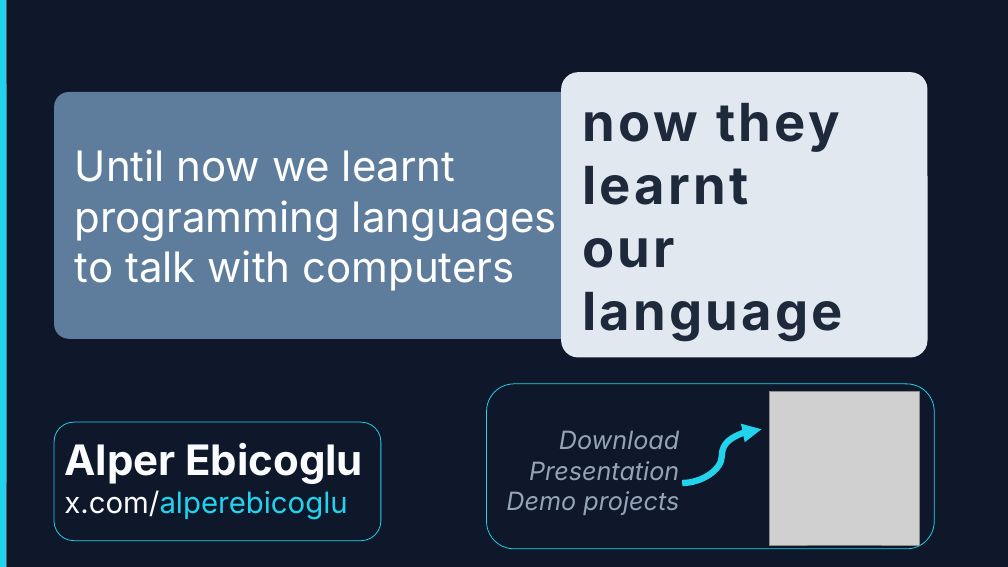
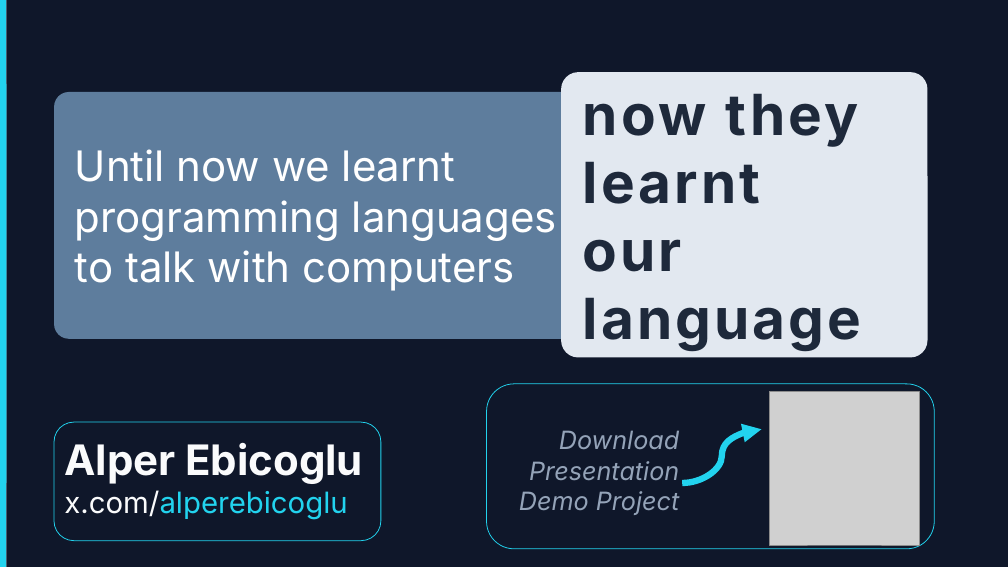
Before and after one commit to ebicoglu/chat-with-your-data-conference, a slide deck: slide 23 of Presentation.pptx. Drawn at 1008x567 pixels with LibreOffice and Linux fonts; fonts in the diff are those of the drawing; grey boxes stand for pictures; background and template pictures are left out. Boxes give left, top, right and bottom in pixels: in the first picture for what was removed or moved away, otherwise in the second. Text is boxed around its words. In the diff, an @@ line names an element or a change of style, - is before the commit and + after.

```diff
--- a/Presentation.pptx
+++ b/Presentation.pptx
@@ rounded rectangle "now they learnt our language" at (x1=561, y1=72, x2=928, y2=357): size 50 to 54 pt @@
@@ text at (x1=519, y1=430, x2=680, y2=515): text changed @@
-Download
-Presentation
-Demo projects
+Download
+Presentation
+Demo Project
```
Also in this commit, not shown: 18 other slides changed.
